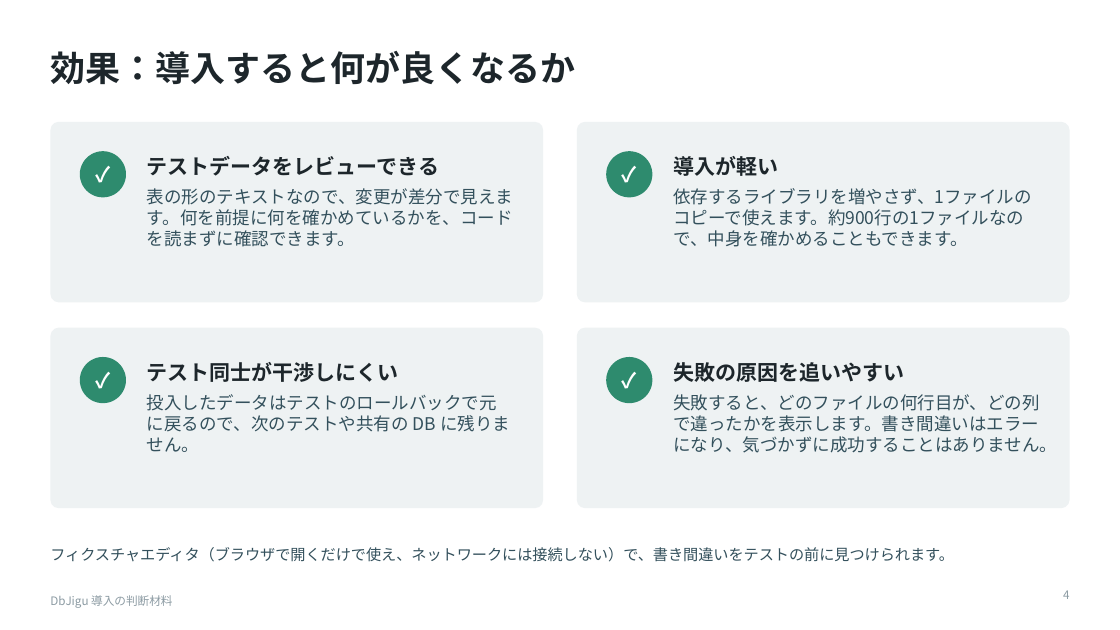
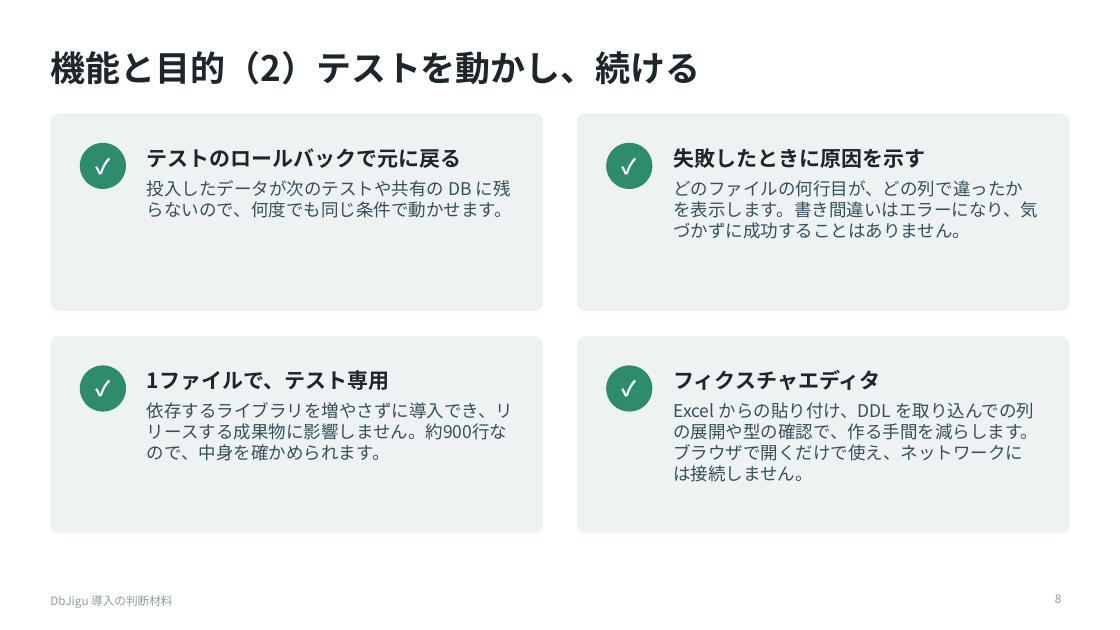
Before and after one commit to raindrop-aqua/java-test-toolbelt, a slide deck: slide 8 of docs/slides/dbjigu-for-managers.pptx (slide 4 before the commit). Drawn at 1120x630 pixels with LibreOffice and Linux fonts; fonts in the diff are those of the drawing. Boxes give left, top, right and bottom in pixels: in the first picture for what was removed or moved away, otherwise in the second. Text is boxed around its words. In the diff, an @@ line names an element or a change of style, - is before the commit and + after.

```diff
--- a/docs/slides/dbjigu-for-managers.pptx
+++ b/docs/slides/dbjigu-for-managers.pptx
@@ title at [50,51,701,85]: text changed @@
-効果：導入すると何が良くなるか
+機能と目的（2）テストを動かし、続ける
@@ rounded rectangle: place and size @@
-rounded rectangle at [50,122,544,302]
+rounded rectangle at [50,113,544,311]
@@ rounded rectangle: place and size @@
-rounded rectangle at [577,122,1070,302]
+rounded rectangle at [577,113,1070,311]
@@ text at [147,148,512,218]: text changed @@
-テストデータをレビューできる
-表の形のテキストなので、変更が差分で見えます。何を前提に何を確かめているかを、コードを読まずに確認できます。
+テストのロールバックで元に戻る
+投入したデータが次のテストや共有の DB に残らないので、何度でも同じ条件で動かせます。
@@ 2 ellipses, 2 texts: place and size @@
-2 ellipses, 2 texts at [80,151,653,197]
+2 ellipses, 2 texts at [80,143,653,189]
@@ text at [673,148,1038,239]: text changed @@
-失敗の原因を追いやすい
-失敗すると、どのファイルの何行目が、どの列で違ったかを表示します。書き間違いはエラーになり、気づかずに成功することはありません。
+失敗したときに原因を示す
+どのファイルの何行目が、どの列で違ったかを表示します。書き間違いはエラーになり、気づかずに成功することはありません。
@@ text removed at [673,156,1031,247] @@
-導入が軽い
-依存するライブラリを増やさず、1ファイルのコピーで使えます。約900行の1ファイルなので、中身を確かめることもできます。
@@ rounded rectangle: place and size @@
-rounded rectangle at [50,328,544,508]
+rounded rectangle at [50,336,544,534]
@@ proportions changed in 4 elements at [50,113,544,311], [577,113,1070,311], [50,336,544,534], [577,336,1070,534] @@
@@ rounded rectangle: place and size @@
-rounded rectangle at [577,328,1070,508]
+rounded rectangle at [577,336,1070,534]
@@ text removed at [147,362,510,452] @@
-テスト同士が干渉しにくい
-投入したデータはテストのロールバックで元に戻るので、次のテストや共有の DB に残りません。
@@ text added at [147,370,513,461], 15 pt, text #33505C @@
+1ファイルで、テスト専用
+依存するライブラリを増やさずに導入でき、リリースする成果物に影響しません。約900行なので、中身を確かめられます。
@@ 2 ellipses, 2 texts: place and size @@
-2 ellipses, 2 texts at [80,357,653,403]
+2 ellipses, 2 texts at [80,365,653,412]
@@ text added at [673,370,1038,482], 15 pt, text #33505C @@
+フィクスチャエディタ
+Excel からの貼り付け、DDL を取り込んでの列の展開や型の確認で、作る手間を減らします。ブラウザで開くだけで使え、ネットワークには接続しません。
@@ text removed at [50,547,954,562] @@
-フィクスチャエディタ（ブラウザで開くだけで使え、ネットワークには接続しない）で、書き間違いをテストの前に見つけられます。
@@ page number at [1055,594,1061,603]: text changed @@
-4
+8
```
Also in this commit, not shown: 8 other slides changed, 6 slides added, 1 slide removed, 1 other file.
